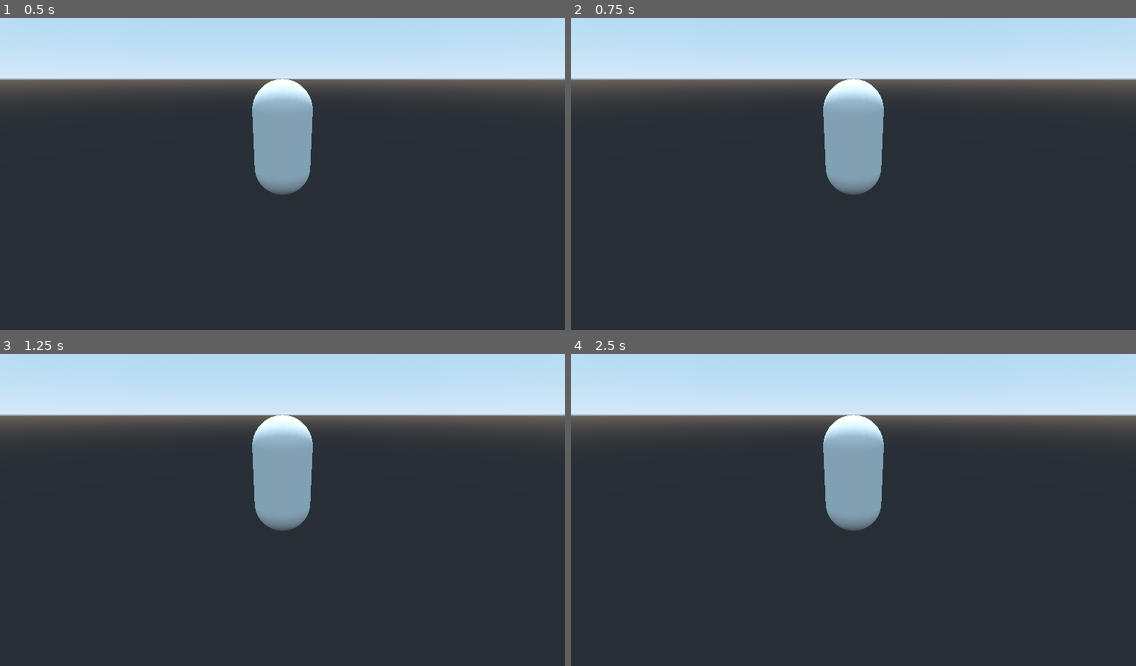
Above: before the commit, frames 1-4 (two rows, left to right).
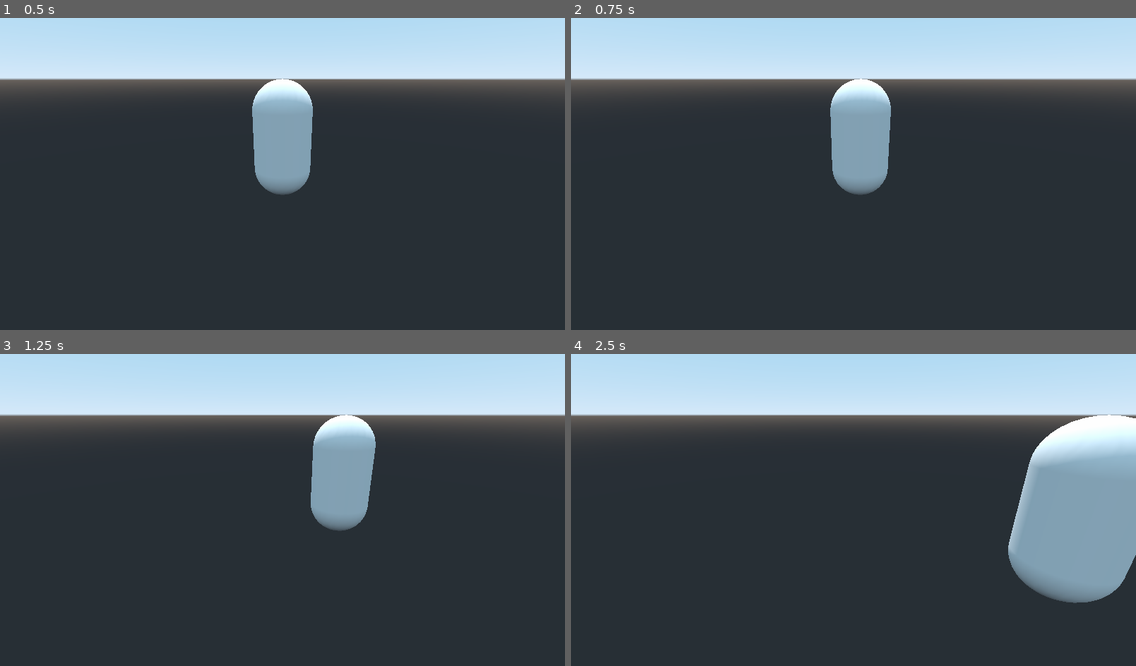
Above: after the commit, the same moments.

Repository: GitGudCode440/GameOffGameJamProject
Game: Godot game, scene res://src/Levels/LevelTemplate/LevelTemplate.tscn
Two runs of this game, one before a commit and one after it. Both use one fixed random seed, a clock stepped at 60 frames per second and the inputs below.
Inputs:
- Up to frame 1 (0.5 s): no input
- Up to frame 2 (0.75 s): tap Enter at 0.5 s; hold D (move_right) from 0.53 s (still down)
- Up to frame 3 (1.25 s): keep holding D (move_right)
- Up to frame 4 (2.5 s): release D (move_right) at 1.28 s; hold S (move_backward) 1.28-2.03 s; hold D (move_right) from 2.03 s (still down)

Frame 1 is identical in both runs. In frame 2, 0.9% of the frame differs, in the area x 44-57%, y 19-57%; in frame 3, 6.9%; in frame 4, 14%, in the area x 44-100%, y 19-80%.

Commit message:
Added ac/decelerataion to Player

Diff:
--- a/src/Characters/Player/Player.gd
+++ b/src/Characters/Player/Player.gd
@@ -9,6 +9,11 @@
 	)
 
 
+	if res.direction != Vector3.ZERO:
+		res.velocity = lerp(res.velocity, res.direction * res.speed, res.accelerationRate)
+	else:
+		res.velocity = lerp(res.velocity, Vector3.ZERO, res.deccelerationRate)
+
 
 func _physics_process(delta):
 	res.velocity.y = move_and_slide(res.velocity).y
--- a/src/Characters/Player/Player.tscn
+++ b/src/Characters/Player/Player.tscn
@@ -6,11 +6,11 @@
 
 [sub_resource type="Resource" id=1]
 script = ExtResource( 3 )
-speed = 3.0
+speed = 5.0
 gravity = 0.0
 health = 0
-accelarationRate = 0.0
-deccelarationRate = 0.0
+accelerationRate = 0.05
+deccelerationRate = 0.25
 
 [node name="Player" instance=ExtResource( 1 )]
 script = ExtResource( 2 )
